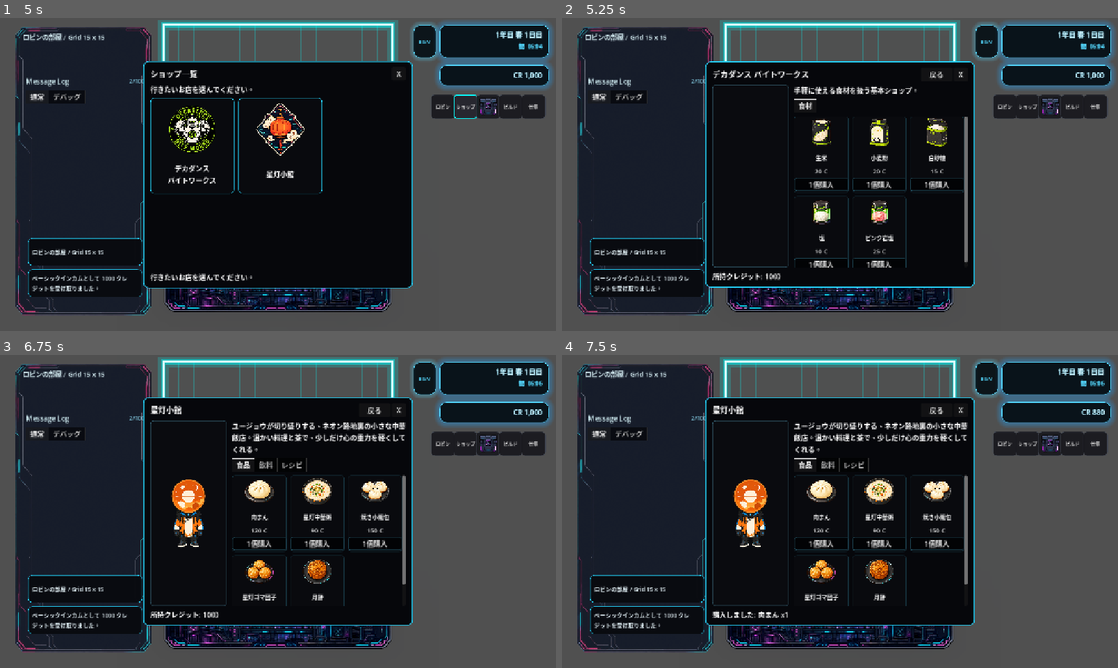
Above: before the commit, frames 1-4 (two rows, left to right).
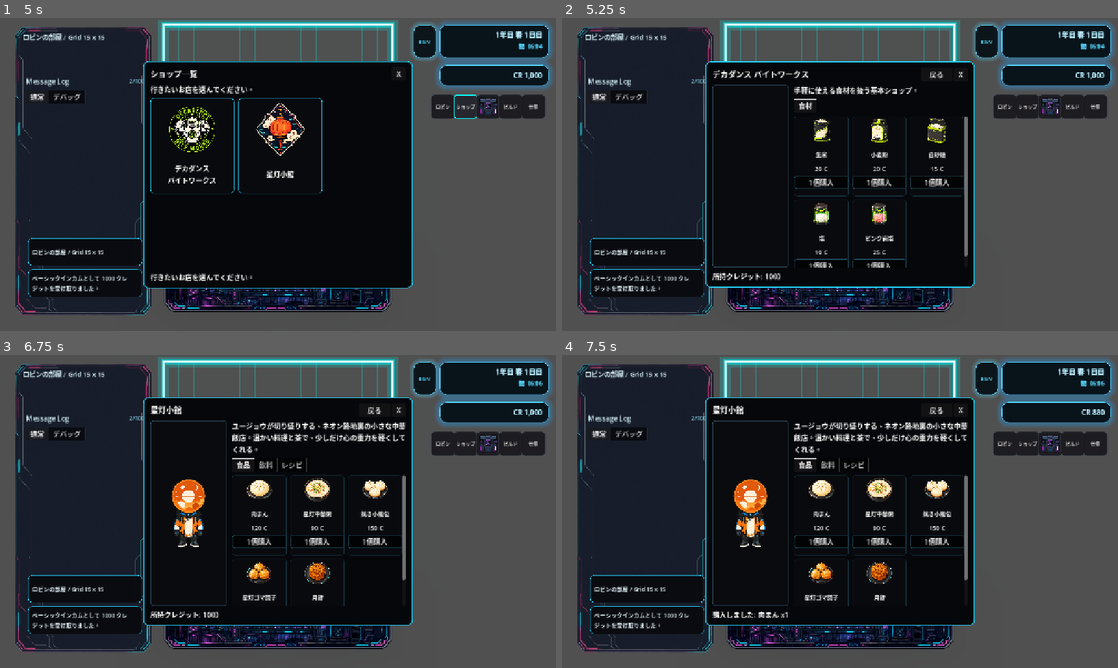
Above: after the commit, the same moments.

Repository: grimoire1089-coder/optimistic
Game: Godot game, scene res://Scenes/Boot/TitleScene.tscn
The game is run twice, just before and just after one commit, with the same random seed, the same clock (stepped at 60 frames per second) and the same inputs. Sound files missing from this copy of the repository are replaced by a short silence.
Inputs (mouse positions are in pixels of both pictures, inside the frame that each line leads up to):
- Up to frame 1 (5 s): click "はじめる" at 0.5 s; click "BGM" at 1.25 s; click "OFF" at 2 s; click "ロビン" at 2.75 s; click "×" at 3.5 s; click "ショップ" at 4.25 s
- Up to frame 2 (5.25 s): click (756, 146) at 5.02 s
- Up to frame 3 (6.75 s): click "戻る" at 5.75 s; click (278, 483) at 6.52 s
- Up to frame 4 (7.5 s): click "1個購入" at 7.25 s

Frame 1 is identical in both runs. In frame 2, 2.2% of the frame differs, in the area x 41-73%, y 32-80%; in frame 3, 2.3%, in the area x 41-73%, y 39-79%; in frame 4, 2.3%.

Commit message:
Update shop card purchase display

Diff:
--- a/Scripts/UI/Shop/ShopMenuTwoLineCards.gd
+++ b/Scripts/UI/Shop/ShopMenuTwoLineCards.gd
@@ -1,5 +1,19 @@
 extends ShopMenu
 class_name ShopMenuTwoLineCards
+
+var _last_purchase_multiplier: int = -1
+
+
+func _process(_delta: float) -> void:
+	if not visible or _selected_shop_index < 0:
+		_last_purchase_multiplier = _get_purchase_multiplier()
+		return
+
+	var current_multiplier := _get_purchase_multiplier()
+	if current_multiplier == _last_purchase_multiplier:
+		return
+	_last_purchase_multiplier = current_multiplier
+	_refresh_current_shop_detail()
 
 
 func _create_shop_button(shop: ShopData, index: int) -> Button:
@@ -58,6 +72,7 @@
 		return
 
 	_selected_shop_index = shop_index
+	_last_purchase_multiplier = _get_purchase_multiplier()
 	var shop := _shops[_selected_shop_index]
 	title_label.text = _single_line_shop_name(shop)
 	back_button.visible = true
@@ -72,6 +87,73 @@
 	_refresh_item_grid(shop)
 
 
+func _create_item_card(entry: ShopItemData, credits: int) -> Control:
+	var card_panel := PanelContainer.new()
+	card_panel.custom_minimum_size = Vector2(124, 184)
+	card_panel.size_flags_horizontal = Control.SIZE_EXPAND_FILL
+	card_panel.mouse_filter = Control.MOUSE_FILTER_STOP
+	card_panel.tooltip_text = entry.get_description()
+	card_panel.add_theme_stylebox_override("panel", _create_item_card_style())
+	card_panel.mouse_entered.connect(Callable(self, "_show_item_popup").bind(entry, card_panel))
+	card_panel.mouse_exited.connect(_hide_item_popup)
+
+	var card := VBoxContainer.new()
+	card.set_anchors_preset(Control.PRESET_FULL_RECT)
+	card.offset_left = 8.0
+	card.offset_top = 12.0
+	card.offset_right = -8.0
+	card.offset_bottom = -8.0
+	card.mouse_filter = Control.MOUSE_FILTER_IGNORE
+	card.add_theme_constant_override("separation", 6)
+	card_panel.add_child(card)
+
+	var icon_rect := TextureRect.new()
+	icon_rect.custom_minimum_size = Vector2(64, 64)
+	icon_rect.size_flags_horizontal = Control.SIZE_EXPAND_FILL
+	icon_rect.expand_mode = TextureRect.EXPAND_IGNORE_SIZE
+	icon_rect.stretch_mode = TextureRect.STRETCH_KEEP_ASPECT_CENTERED
+	icon_rect.mouse_filter = Control.MOUSE_FILTER_IGNORE
+	icon_rect.texture = _load_entry_icon(entry)
+	card.add_child(icon_rect)
+
+	var name_marquee := MarqueeLabel.new()
+	name_marquee.custom_minimum_size = Vector2(0, 34)
+	name_marquee.size_flags_horizontal = Control.SIZE_EXPAND_FILL
+	name_marquee.mouse_filter = Control.MOUSE_FILTER_IGNORE
+	name_marquee.font_size = 13
+	name_marquee.set_display_text(entry.get_display_name())
+	card.add_child(name_marquee)
+
+	var purchase_amount := _get_purchase_amount(entry)
+	var total_price := entry.get_unit_price() * purchase_amount
+
+	var price_label := Label.new()
+	price_label.text = "%d C" % total_price
+	price_label.horizontal_alignment = HORIZONTAL_ALIGNMENT_CENTER
+	price_label.mouse_filter = Control.MOUSE_FILTER_IGNORE
+	price_label.add_theme_font_size_override("font_size", 14)
+	card.add_child(price_label)
+
+	var buy_button := Button.new()
+	buy_button.custom_minimum_size = Vector2(0, 30)
+	buy_button.size_flags_horizontal = Control.SIZE_EXPAND_FILL
+	buy_button.mouse_default_cursor_shape = Control.CURSOR_POINTING_HAND
+	buy_button.focus_mode = Control.FOCUS_NONE
+	buy_button.text = "%d個購入" % purchase_amount
+	buy_button.tooltip_text = "現在の購入数: %d個 / Shift 10倍 / Ctrl 100倍" % purchase_amount
+	buy_button.disabled = not entry.is_available or total_price > credits
+	buy_button.add_theme_stylebox_override("normal", _create_purchase_button_style())
+	buy_button.add_theme_stylebox_override("hover", _create_purchase_button_style())
+	buy_button.add_theme_stylebox_override("pressed", _create_purchase_button_style())
+	buy_button.add_theme_stylebox_override("focus", _create_purchase_button_style())
+	buy_button.pressed.connect(Callable(self, "_on_buy_pressed").bind(entry))
+	buy_button.mouse_entered.connect(Callable(self, "_show_item_popup").bind(entry, card_panel))
+	buy_button.mouse_exited.connect(_hide_item_popup)
+	card.add_child(buy_button)
+
+	return card_panel
+
+
 func _single_line_shop_name(shop: ShopData) -> String:
 	if shop == null:
 		return ""
